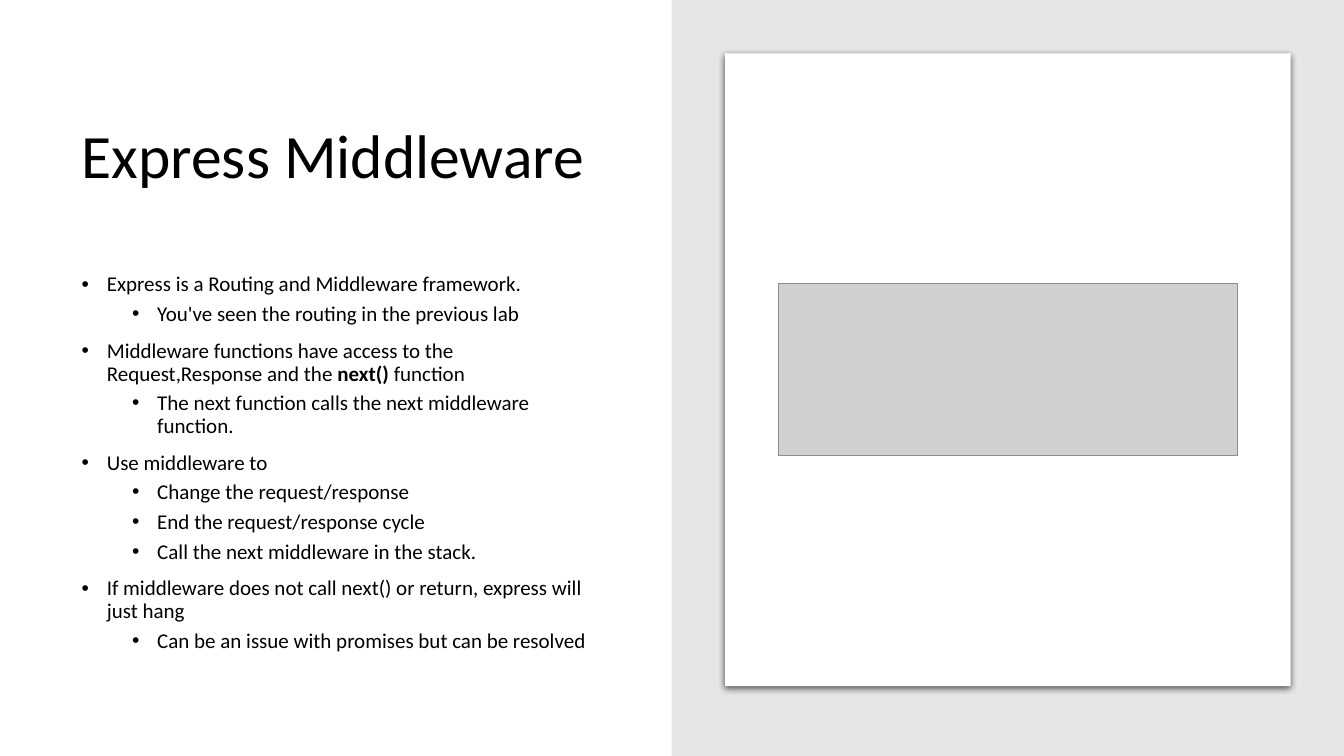
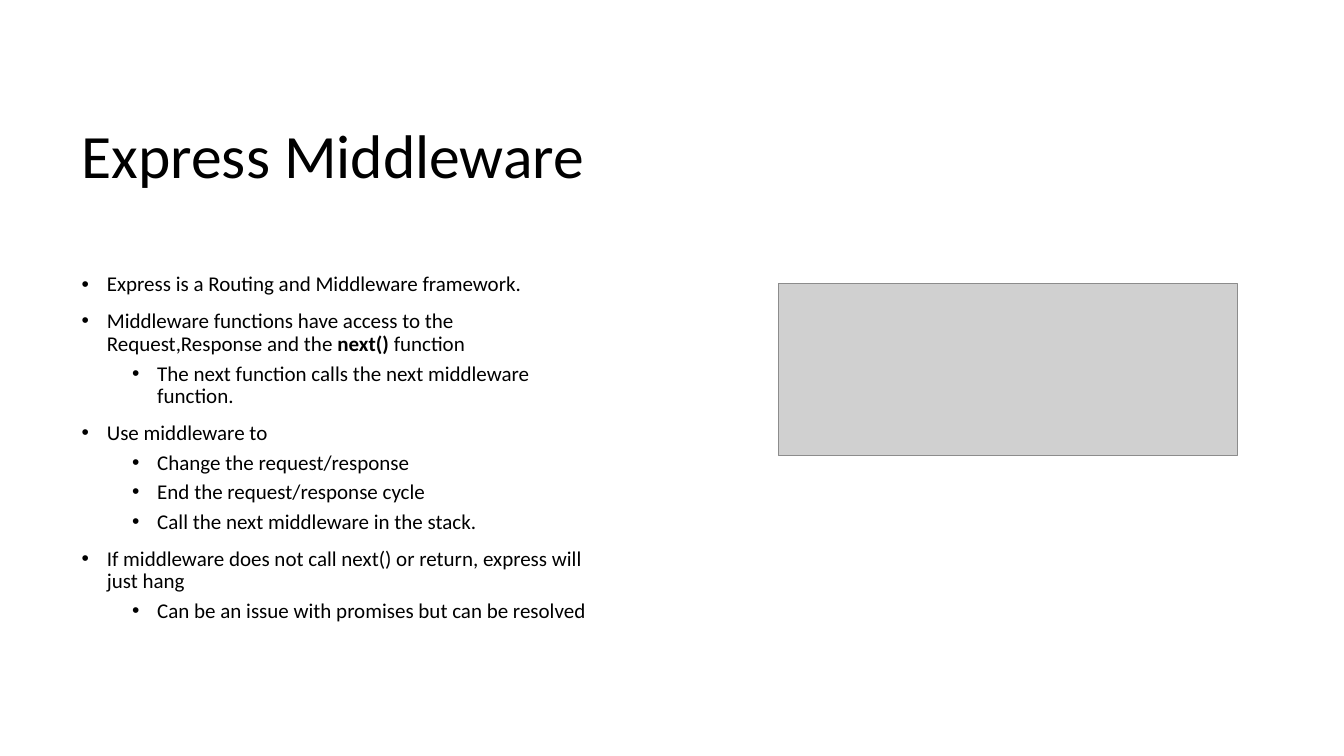
Before and after one commit to diarmuidoconnor/ict-2021, a slide deck: slide 6 of topic09/talk-3/express apis.pptx (slide 18 before the commit). Drawn at 1344x756 pixels with LibreOffice and Linux fonts; fonts in the diff are those of the drawing; grey boxes stand for pictures. Boxes give left, top, right and bottom in pixels: in the first picture for what was removed or moved away, otherwise in the second. Text is boxed around its words. In the diff, an @@ line names an element or a change of style, - is before the commit and + after.

```diff
--- a/topic09/talk-3/express apis.pptx
+++ b/topic09/talk-3/express apis.pptx
@@ rectangle removed at <box>671,0,1344,756</box> @@
@@ rounded rectangle removed at <box>725,53,1291,687</box> @@
@@ text at <box>157,306,519,325</box>: paragraph removed @@
-  • You've seen the routing in the previous lab
```
Also in this commit, not shown: 4 other slides changed, 4 slides added, 2 slides removed, 58 other files.
